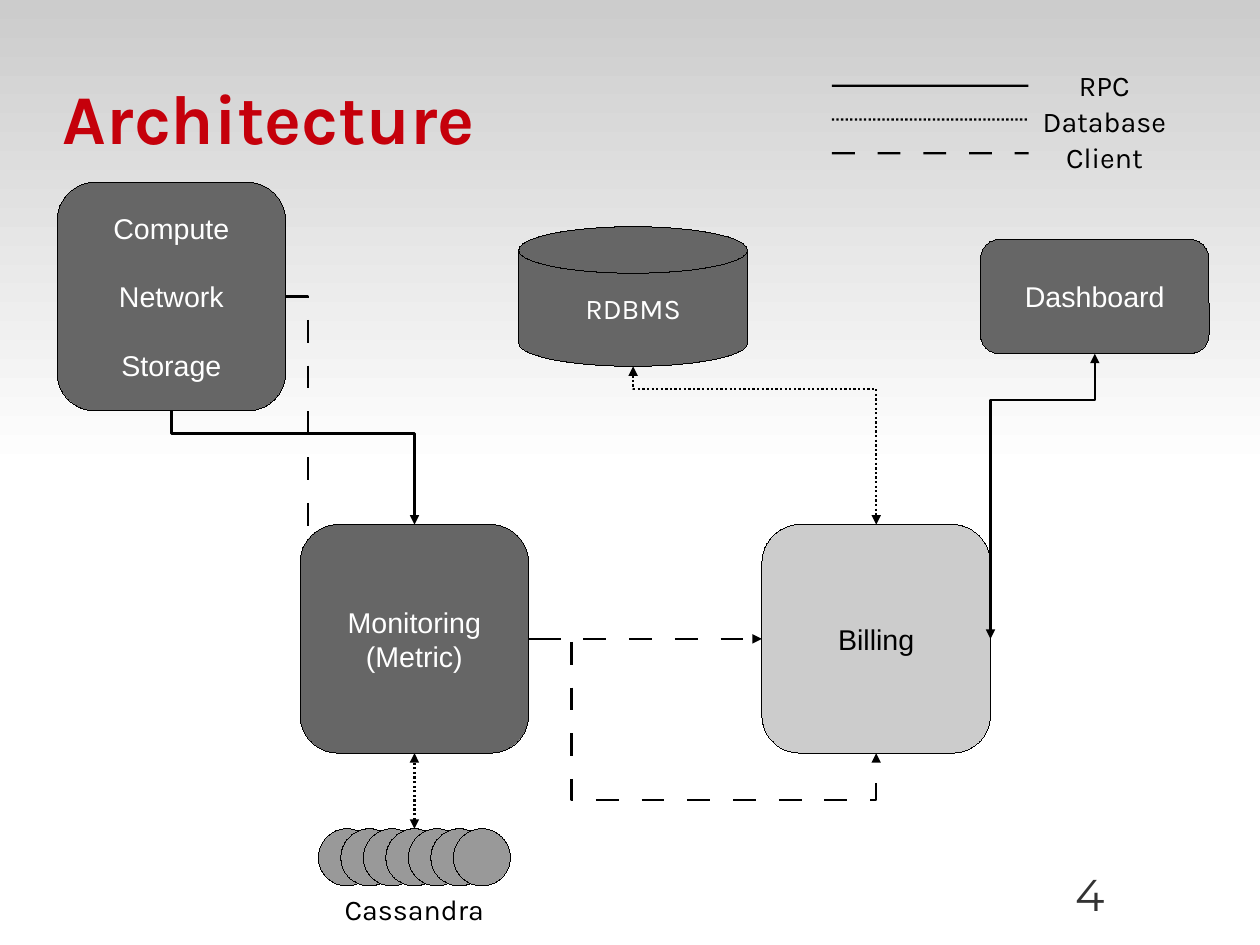
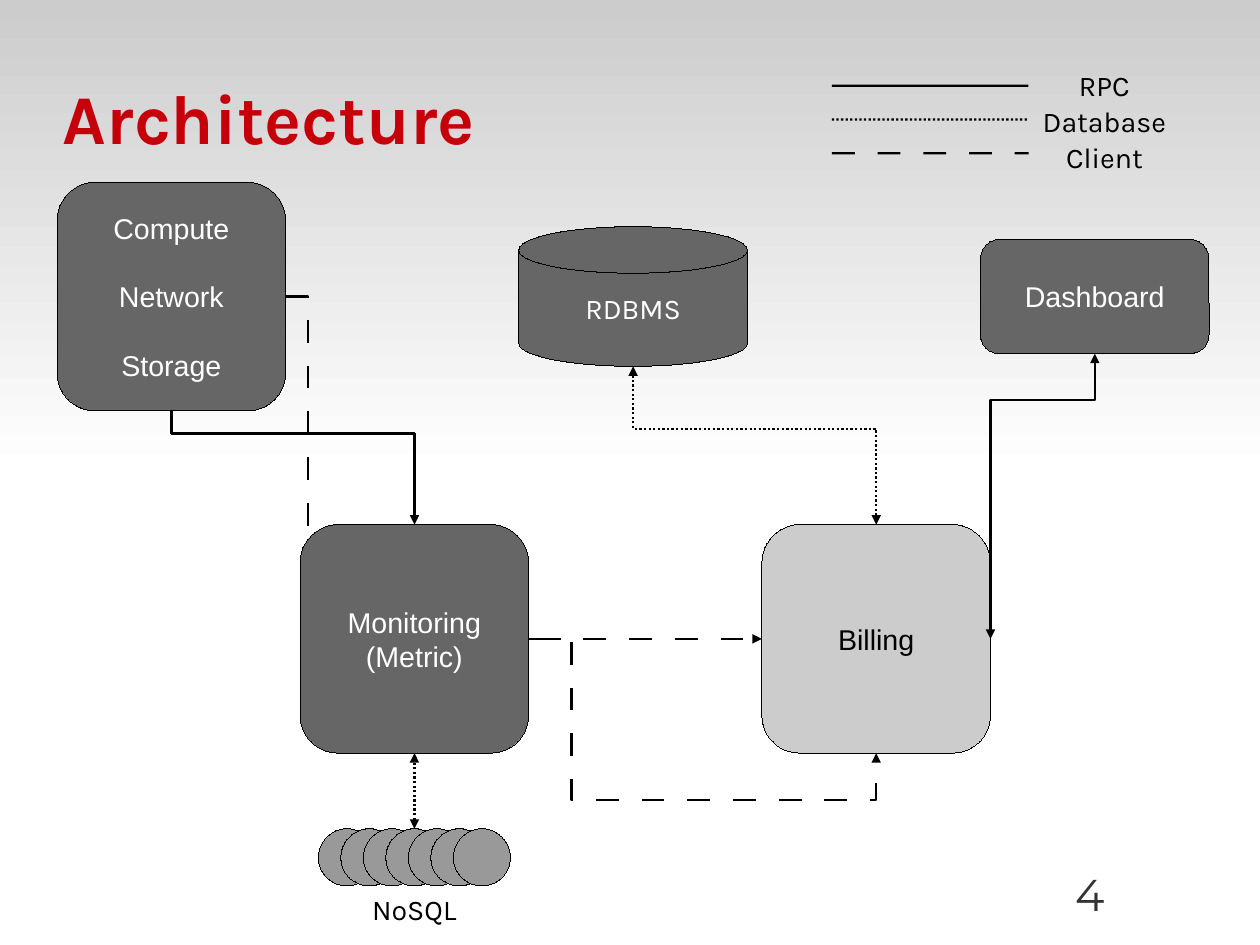
Before and after one commit to zyluo/talk-OSDS-2012, a slide deck: slide 4 of OSDS-2012-SF-dough-LZY.odp. Drawn at 1260x945 pixels with LibreOffice and Linux fonts; fonts in the diff are those of the drawing; background and template pictures are left out. Boxes give left, top, right and bottom in pixels: in the first picture for what was removed or moved away, otherwise in the second. Text is boxed around its words. In the diff, an @@ line names an element or a change of style, - is before the commit and + after.

```diff
--- a/OSDS-2012-SF-dough-LZY.odp
+++ b/OSDS-2012-SF-dough-LZY.odp
@@ elbow double arrow (633, 367) - (877, 525): route changed @@
@@ text at (372, 901, 456, 925): text changed @@
-Cassandra
+NoSQL
```
Also in this commit, not shown: 2 other slides changed.
